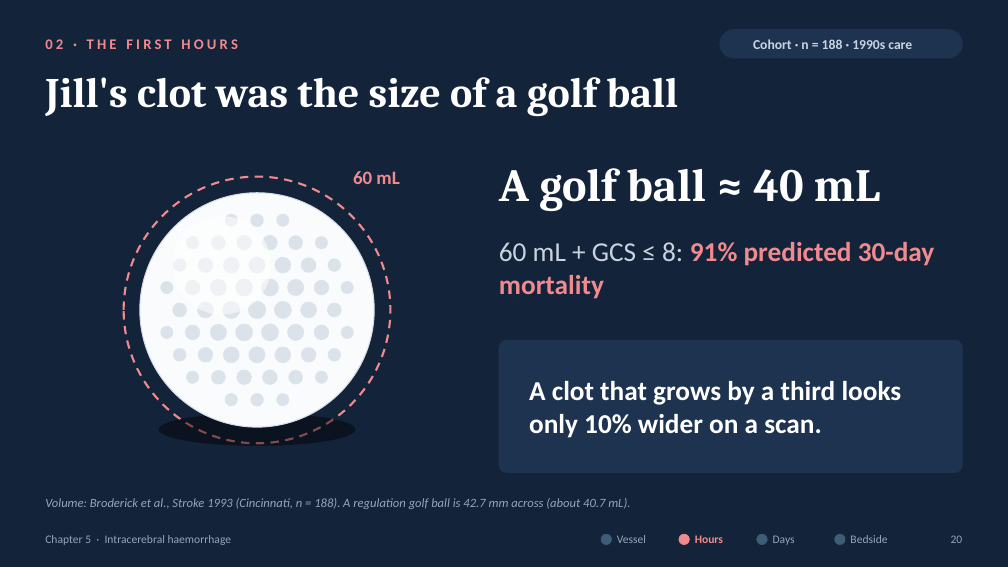
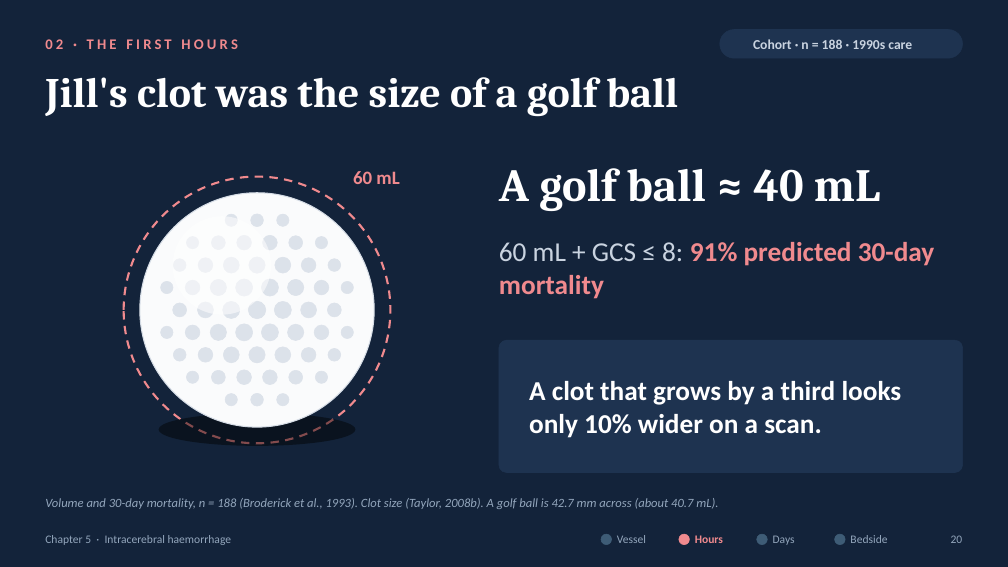
Before and after one commit to fredtom1/fred-Tom-, a slide deck: slide 20 of Chapter5_ICH_Pathophysiology.pptx. Drawn at 1008x567 pixels with LibreOffice and Linux fonts; fonts in the diff are those of the drawing; background and template pictures are left out. Boxes give left, top, right and bottom in pixels: in the first picture for what was removed or moved away, otherwise in the second. Text is boxed around its words. In the diff, an @@ line names an element or a change of style, - is before the commit and + after.

```diff
--- a/Chapter5_ICH_Pathophysiology.pptx
+++ b/Chapter5_ICH_Pathophysiology.pptx
@@ text at box(45, 498, 718, 509): text changed @@
-Volume: Broderick et al., Stroke 1993 (Cincinnati, n = 188). A regulation golf ball is 42.7 mm across (about 40.7 mL).
+Volume and 30-day mortality, n = 188 (Broderick et al., 1993). Clot size (Taylor, 2008b). A golf ball is 42.7 mm across (about 40.7 mL).
```
Also in this commit, not shown: 28 other slides changed, 4 slides added, 2 slides removed, 15 other files.
